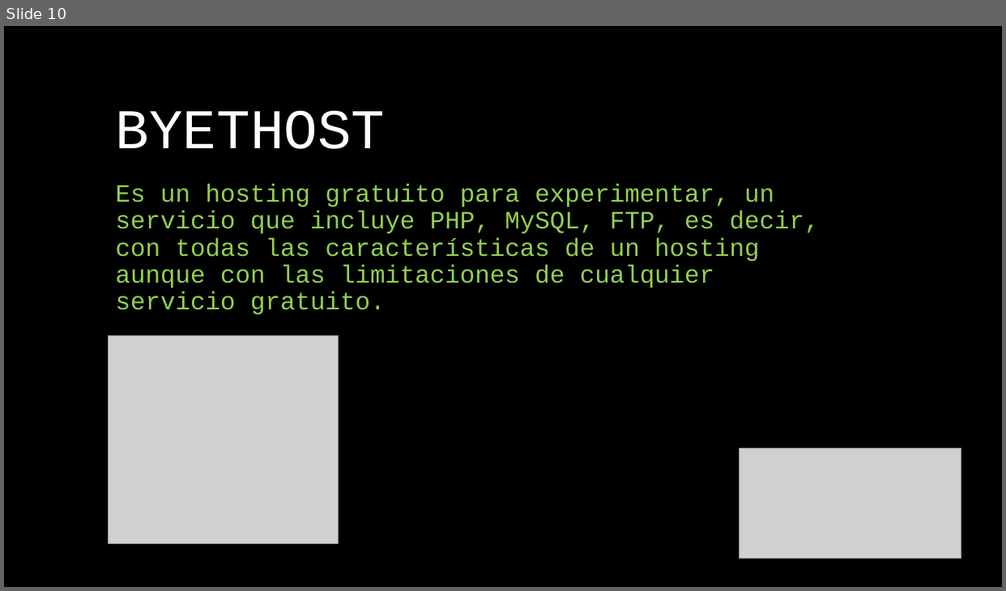
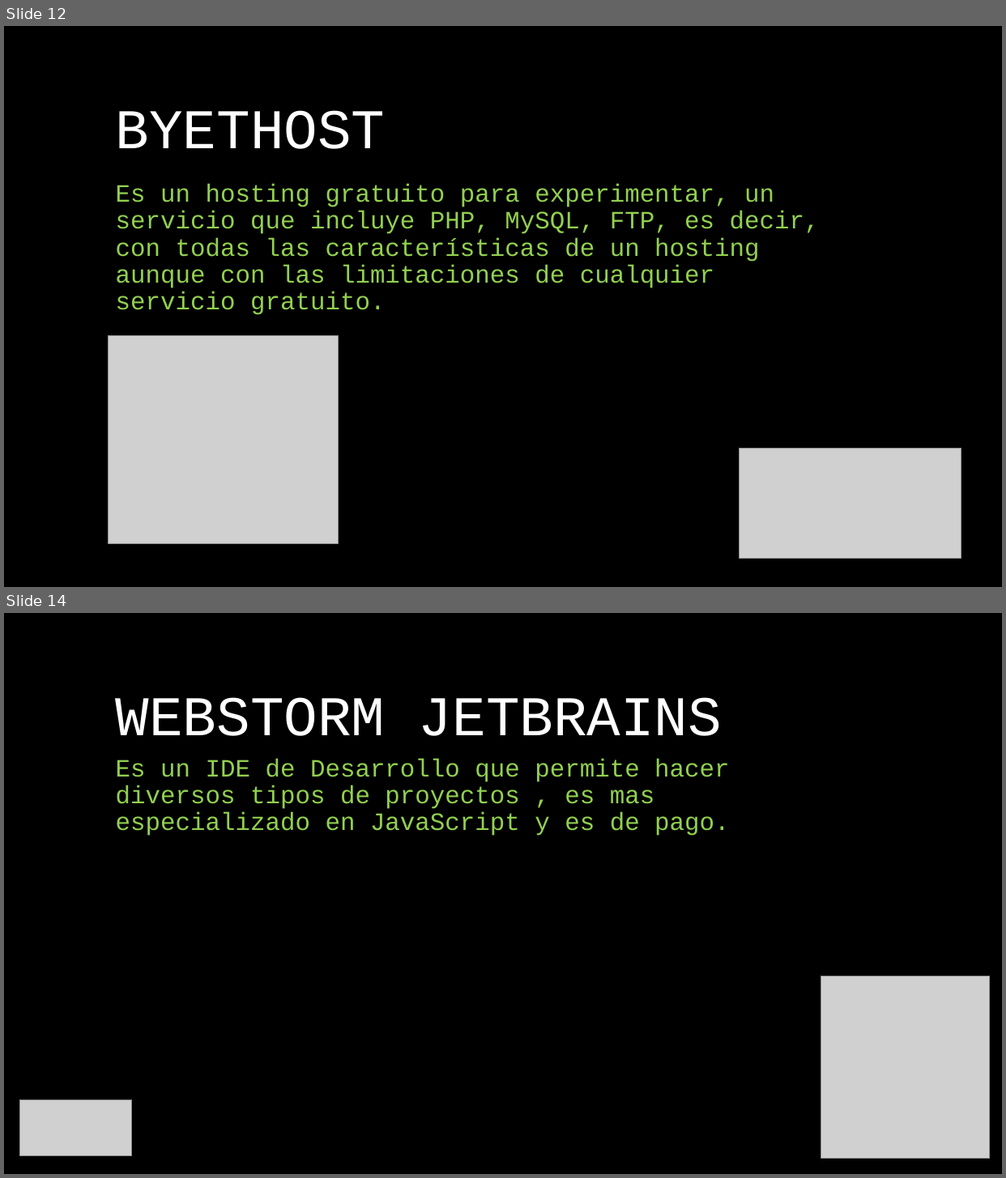
Before and after one commit to LAGER-WEB/LAGER, a slide deck: Planificacion/Proyecto Integrador.pptx. Shown one above the other, each under a label of ours: slide 10 before the commit, slides 12 and 14 after it; the slides between them are not shown. The pictures are 1006x591 and 1006x1178 pixels, drawn with LibreOffice and Linux fonts; fonts in the diff are those of the drawing; grey boxes stand for pictures. Boxes give left, top, right and bottom in pixels: in the first picture for what was removed or moved away, otherwise in the second. Text is boxed around its words. In the diff, an @@ line names an element or a change of style, - is before the commit and + after.

Commit message:
PI

```diff
--- a/Planificacion/Proyecto Integrador.pptx
+++ b/Planificacion/Proyecto Integrador.pptx
@@ slide 14 added at (4,613,1002,1174), background #000000 @@
@@ title added at (116,697,722,736), 54 pt, text #FFFFFF @@
+WEBSTORM JETBRAINS
@@ text added at (116,759,729,836), 24 pt, text #92D050 @@
+Es un IDE de Desarrollo que permite hacer diversos tipos de proyectos , es mas especializado en JavaScript y es de pago.
@@ picture added at (821,976,990,1159) @@
@@ picture added at (19,1101,132,1157) @@
@@ what was slide 10 is now slide 12 @@
```
Also in this commit, not shown: 6 slides changed, 2 other slides added, 1 slide removed.
